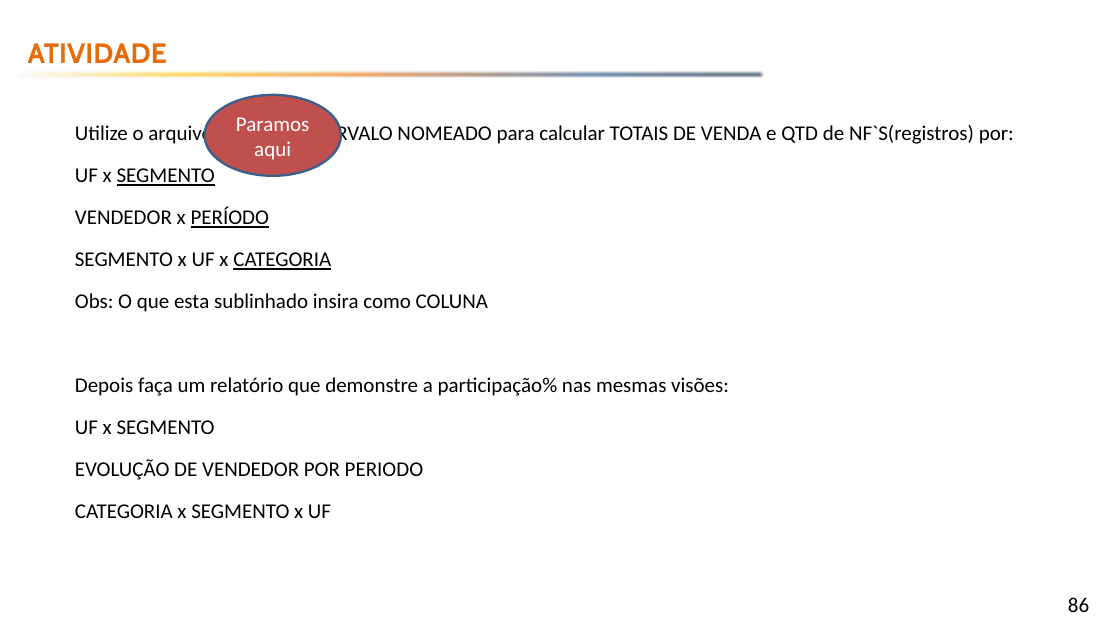
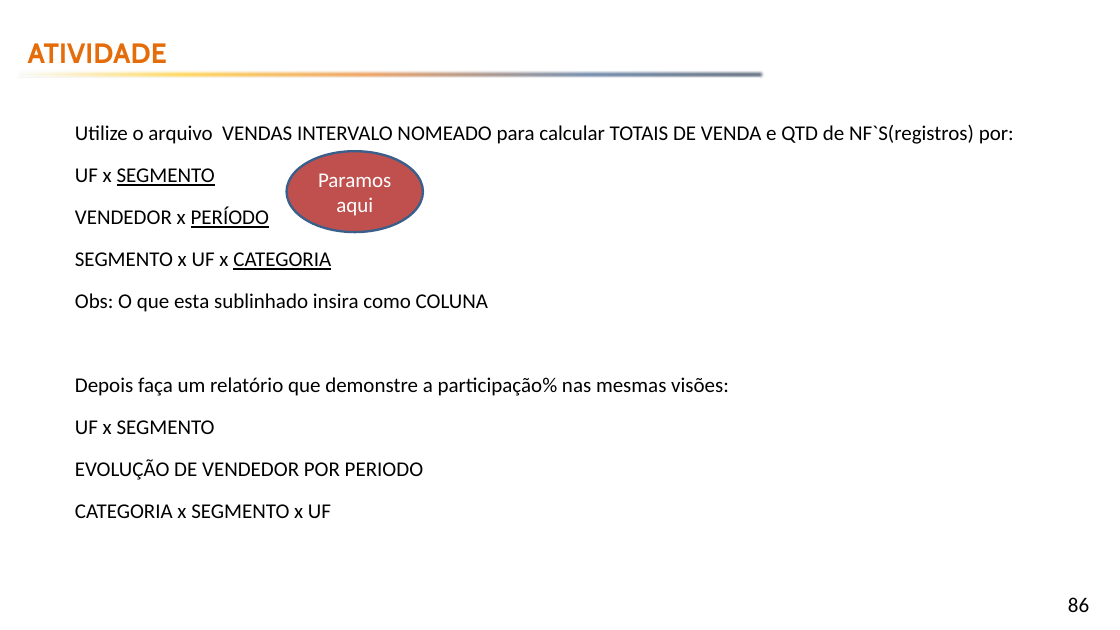
Before and after one commit to emerson-fenrir/Excel_Basico, a slide deck: slide 86 of Professor/Aula3.pptx. Drawn at 1120x630 pixels with LibreOffice and Linux fonts; fonts in the diff are those of the drawing; background and template pictures are left out. Boxes give left, top, right and bottom in pixels: in the first picture for what was removed or moved away, otherwise in the second. Text is boxed around its words. In the diff, an @@ line names an element or a change of style, - is before the commit and + after.

```diff
--- a/Professor/Aula3.pptx
+++ b/Professor/Aula3.pptx
@@ ellipse "Paramos aqui": place and size @@
-ellipse "Paramos aqui" at [205, 95, 341, 176]
+ellipse "Paramos aqui" at [287, 151, 423, 232]
```
Also in this commit, not shown: 3 other slides changed, 4 slides added, 9 other files.
